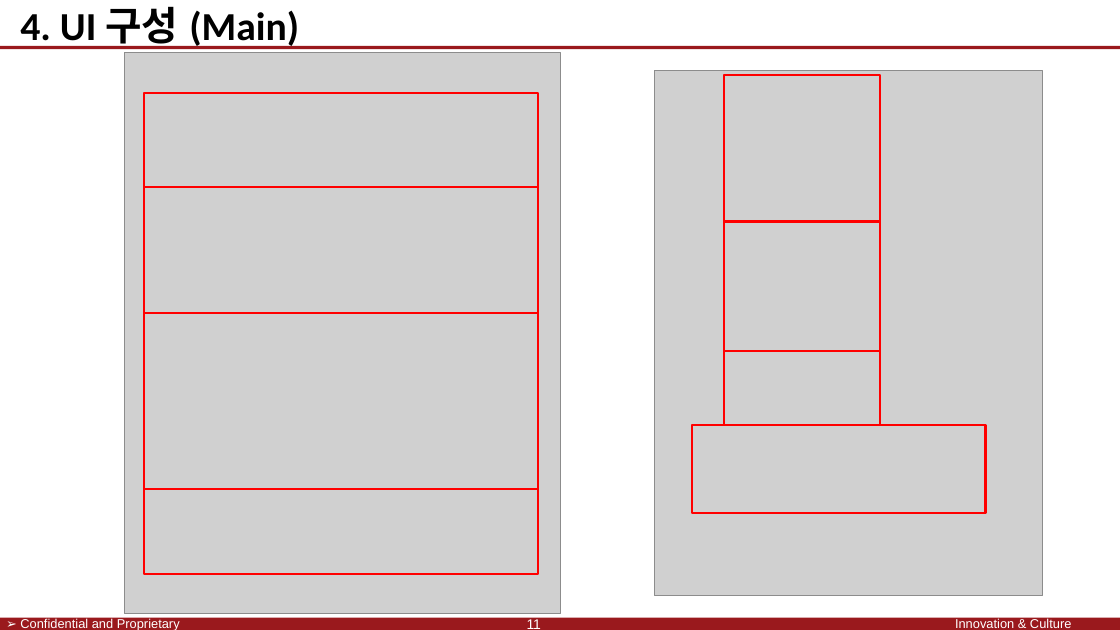
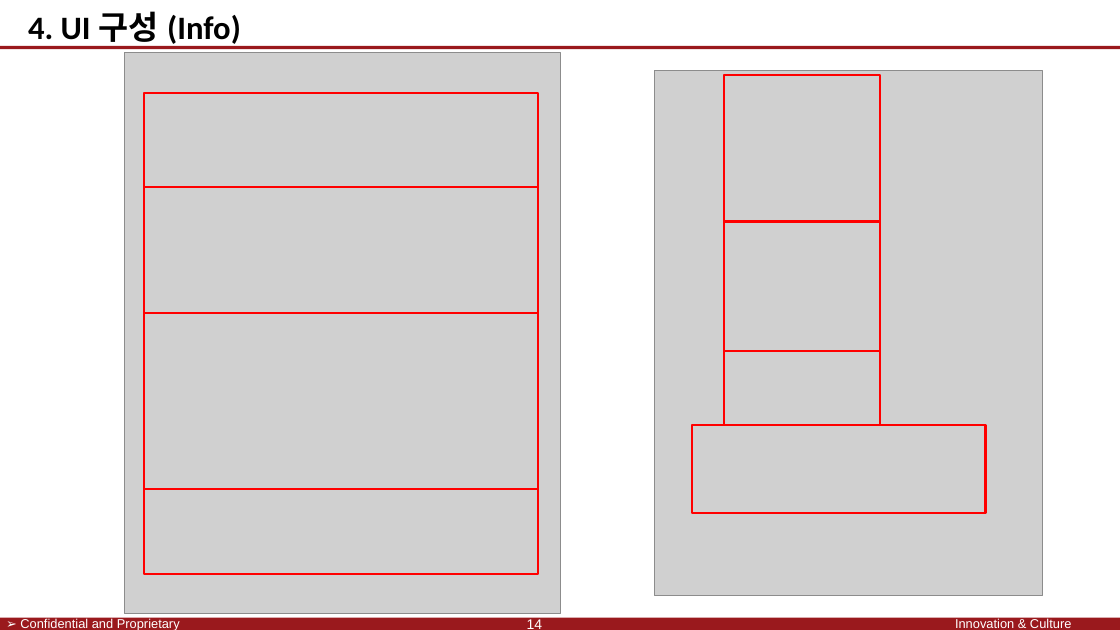
Before and after one commit to SaintSeong/JusungProject, a slide deck: slide 14 of A조 발표.pptx (slide 11 before the commit). Drawn at 1120x630 pixels with LibreOffice and Linux fonts; fonts in the diff are those of the drawing; grey boxes stand for pictures; background and template pictures are left out. Boxes give left, top, right and bottom in pixels: in the first picture for what was removed or moved away, otherwise in the second. Text is boxed around its words. In the diff, an @@ line names an element or a change of style, - is before the commit and + after.

```diff
--- a/A조 발표.pptx
+++ b/A조 발표.pptx
@@ text at [28, 11, 241, 48]: text changed; size 34 to 28 pt @@
-4. UI 구성 (Main)
+4. UI 구성 (Info)
@@ page number at [527, 619, 543, 629]: text changed @@
-11
+14
```
Also in this commit, not shown: 10 other slides changed, 3 slides added, 1 other file.
